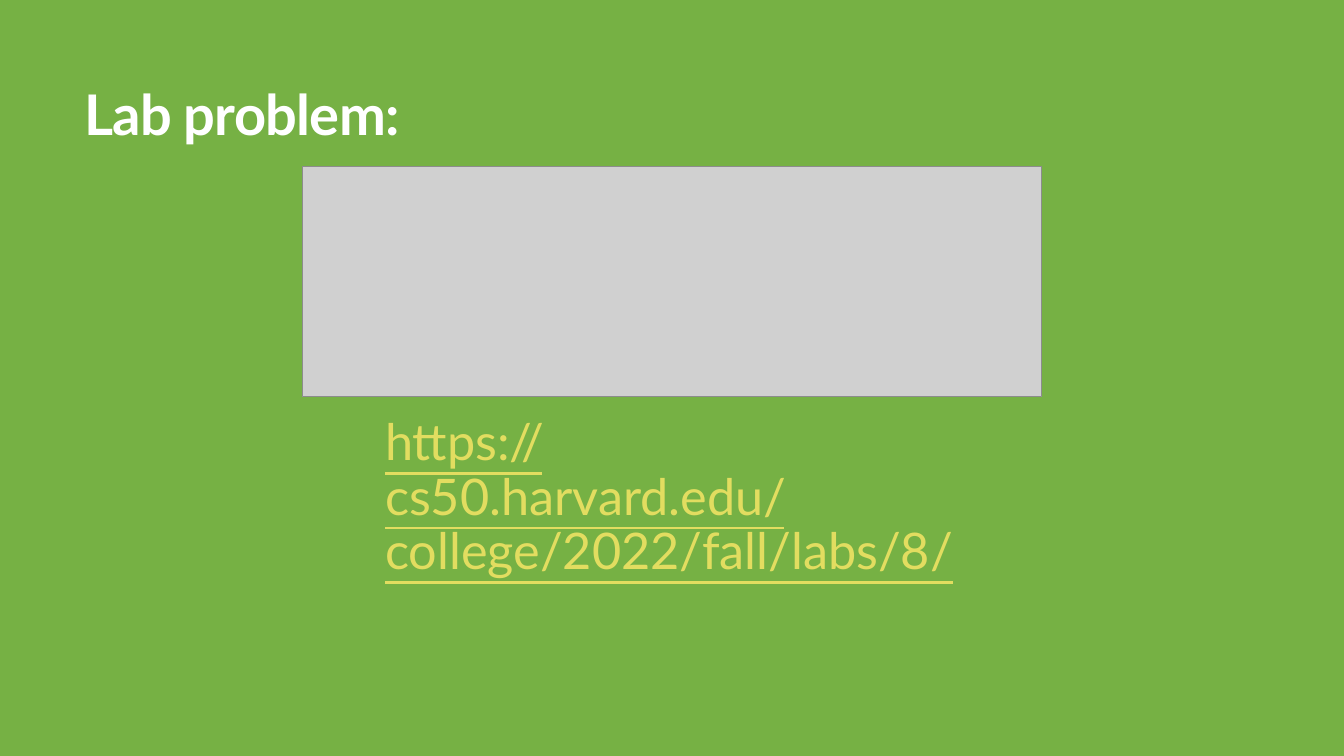
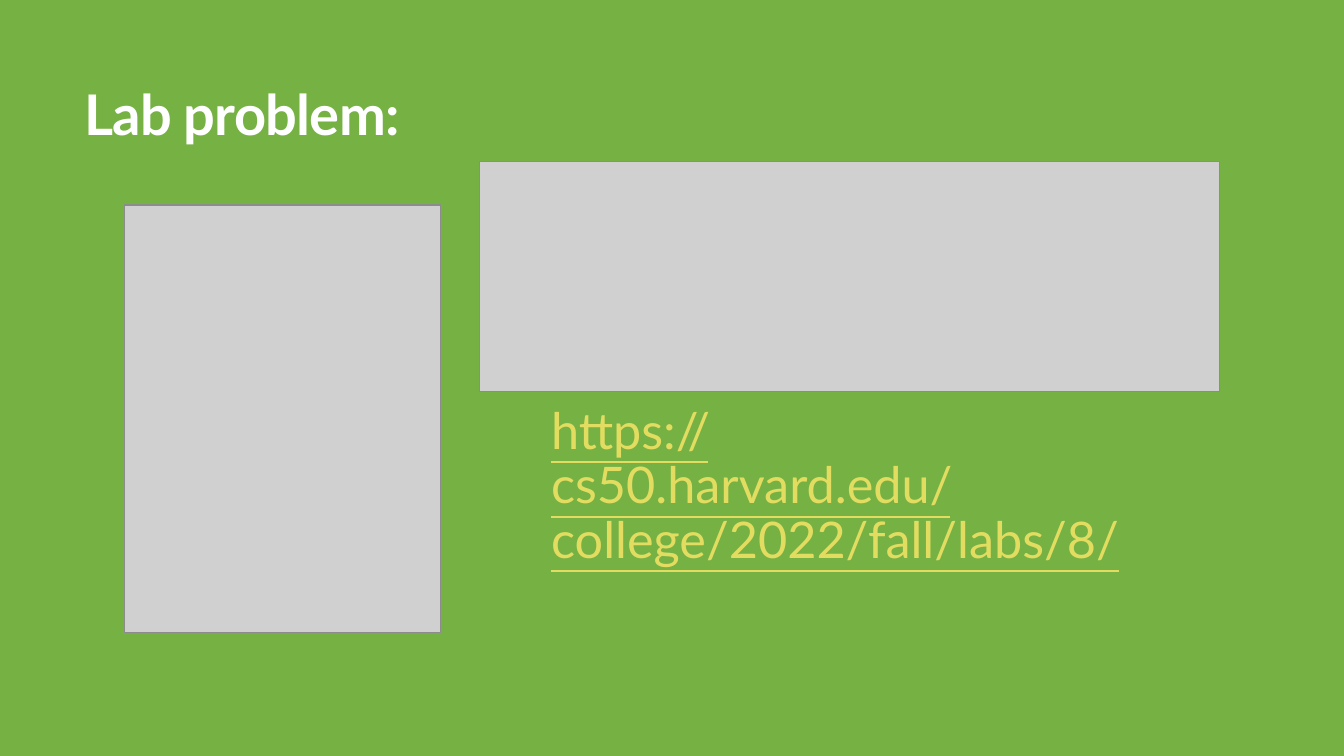
Before and after one commit to ACHolmes/CS50TF-2022F, a slide deck: slide 18 of lab8/CS50 Lab 8.pptx (slide 17 before the commit). Drawn at 1344x756 pixels with LibreOffice and Linux fonts; fonts in the diff are those of the drawing; grey boxes stand for pictures; background and template pictures are left out. Boxes give left, top, right and bottom in pixels: in the first picture for what was removed or moved away, otherwise in the second. Text is boxed around its words. In the diff, an @@ line names an element or a change of style, - is before the commit and + after.

```diff
--- a/lab8/CS50 Lab 8.pptx
+++ b/lab8/CS50 Lab 8.pptx
@@ picture: place and size @@
-picture at (302,167,1043,397)
+picture at (480,161,1220,391)
@@ picture added at (124,205,441,633) @@
@@ text "https://cs50.harvard.edu/college/2022/fall/labs/8/": place and size @@
-text "https://cs50.harvard.edu/college/2022/fall/labs/8/" at (385,423,953,578)
+text "https://cs50.harvard.edu/college/2022/fall/labs/8/" at (551,412,1119,567)
```
Also in this commit, not shown: 1 slide added, 11 other files.
